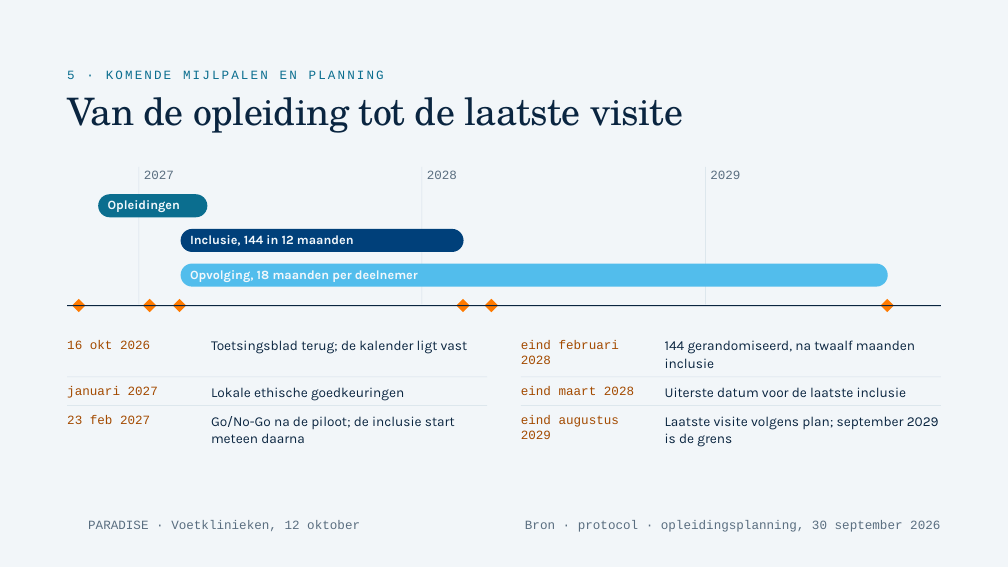
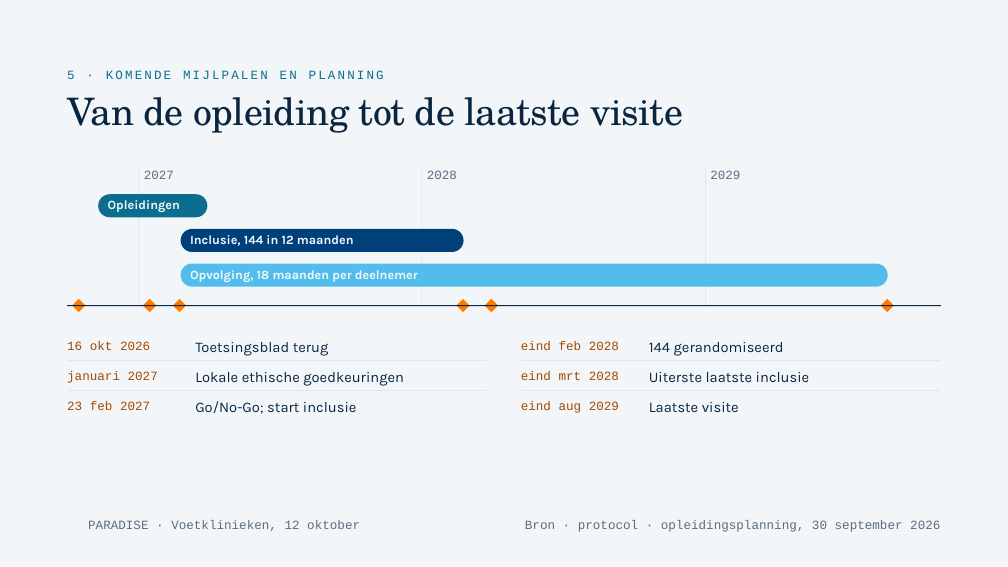
Before and after one commit to Dellfs/paradise-project, a slide deck: slide 14 of PARADISE_presentatie/webdecks/PARADISE_voetklinieken_12okt.pptx. Drawn at 1008x567 pixels with LibreOffice and Linux fonts; fonts in the diff are those of the drawing; background and template pictures are left out. Boxes give left, top, right and bottom in pixels: in the first picture for what was removed or moved away, otherwise in the second. Text is boxed around its words. In the diff, an @@ line names an element or a change of style, - is before the commit and + after.

```diff
--- a/PARADISE_presentatie/webdecks/PARADISE_voetklinieken_12okt.pptx
+++ b/PARADISE_presentatie/webdecks/PARADISE_voetklinieken_12okt.pptx
@@ text at [195,342,329,356]: text changed; size 13 to 14 pt @@
-Toetsingsblad terug; de kalender ligt vast
+Toetsingsblad terug
@@ text at [521,341,619,350]: text changed @@
-eind februari 2028
+eind feb 2028
@@ text at [649,342,784,356]: text changed; size 13 to 14 pt @@
-144 gerandomiseerd, na twaalf maanden inclusie
+144 gerandomiseerd
@@ text "januari 2027": place and size @@
-text "januari 2027" at [67,386,158,398]
+text "januari 2027" at [67,371,158,383]
@@ text "Lokale ethische goedkeuringen": place and size @@
-text "Lokale ethische goedkeuringen" at [211,387,404,401]
+text "Lokale ethische goedkeuringen" at [195,372,404,386]
@@ text "Lokale ethische goedkeuringen" at [195,372,404,386]: size 13 to 14 pt; line spacing 16.9pt to 18.2pt @@
@@ 4 rectangles: place and size @@
-4 rectangles at [67,377,941,406]
+4 rectangles at [67,361,941,392]
@@ text at [521,371,619,380]: text changed @@
-eind maart 2028
+eind mrt 2028
@@ text at [649,372,810,382]: text changed; size 13 to 14 pt @@
-Uiterste datum voor de laatste inclusie
+Uiterste laatste inclusie
@@ text "23 feb 2027": place and size @@
-text "23 feb 2027" at [67,415,150,424]
+text "23 feb 2027" at [67,401,150,410]
@@ text at [195,401,357,414]: text changed; size 13 to 14 pt @@
-Go/No-Go na de piloot; de inclusie start meteen daarna
+Go/No-Go; start inclusie
@@ text at [521,401,619,413]: text changed @@
-eind augustus 2029
+eind aug 2029
@@ text at [649,402,739,412]: text changed; size 13 to 14 pt @@
-Laatste visite volgens plan; september 2029 is de grens
+Laatste visite
```
Also in this commit, not shown: 17 other slides changed, 2 other files.
